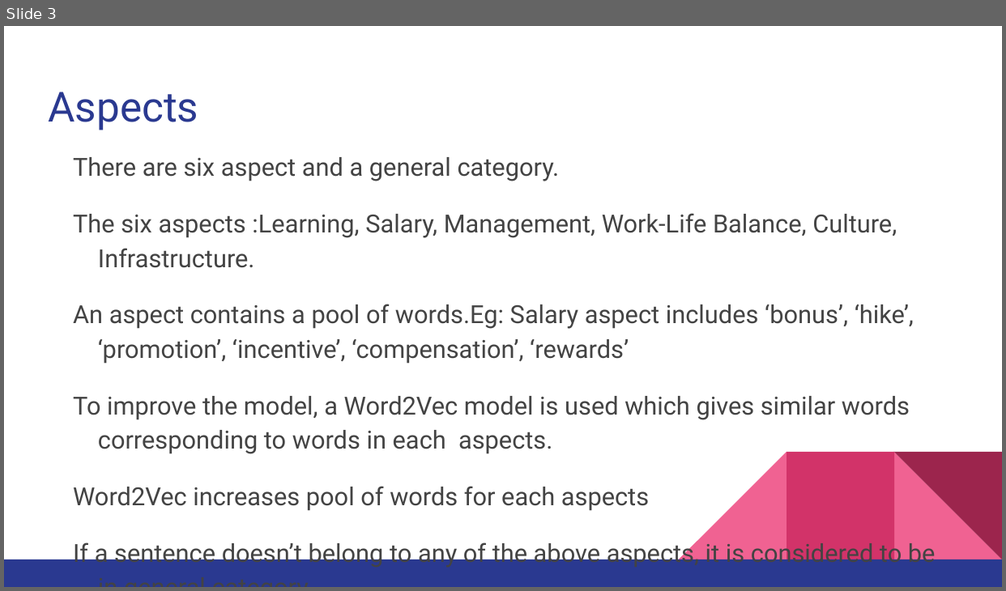
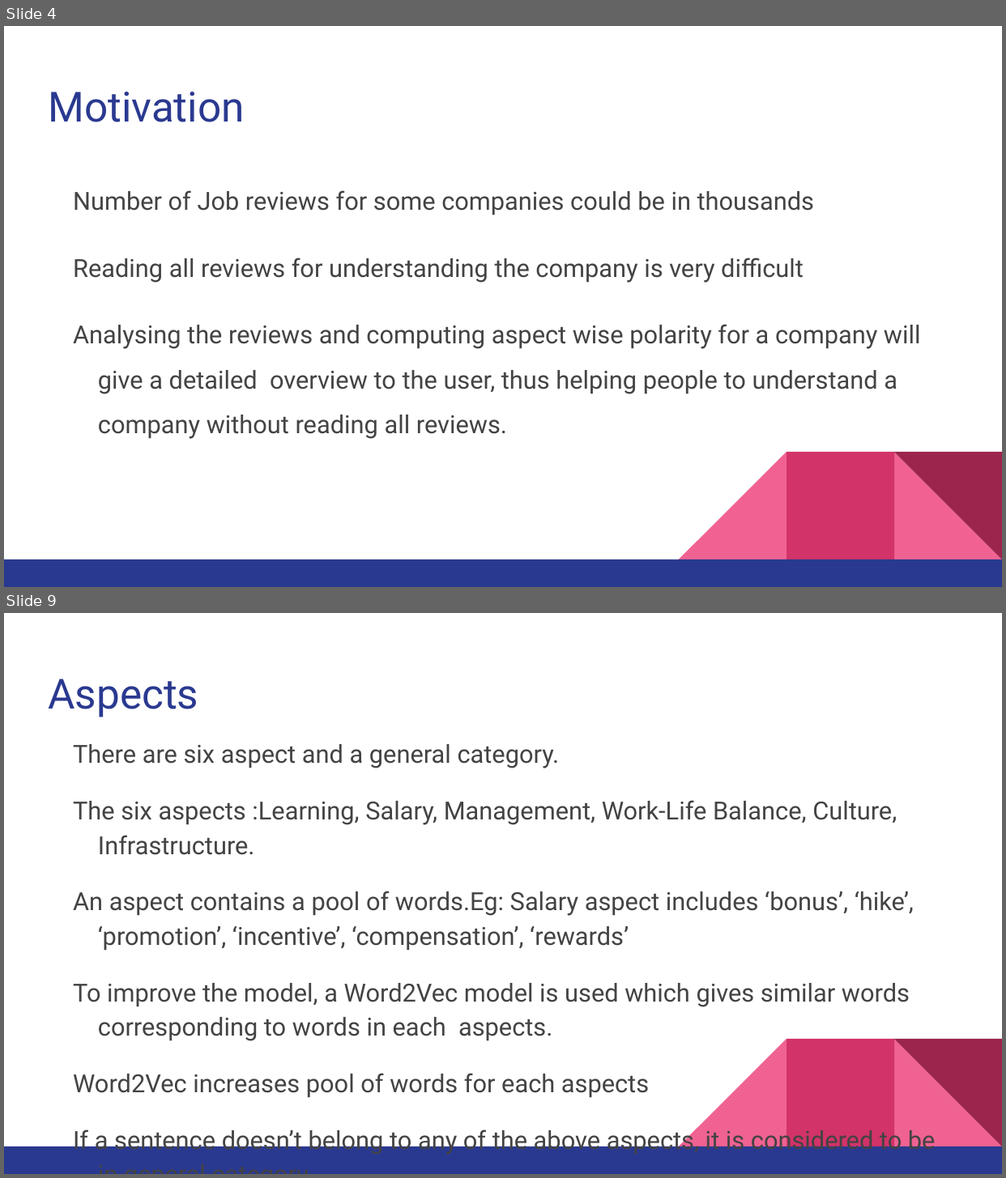
Before and after one commit to pranavshenoy/job_analysis, a slide deck: Presentation/final_presentation.pptx. Shown one above the other, each under a label of ours: slide 3 before the commit, slides 4 and 9 after it; the slides between them are not shown. The pictures are 1006x591 and 1006x1178 pixels, drawn with LibreOffice and Linux fonts; fonts in the diff are those of the drawing. Boxes give left, top, right and bottom in pixels: in the first picture for what was removed or moved away, otherwise in the second. Text is boxed around its words. In the diff, an @@ line names an element or a change of style, - is before the commit and + after.

```diff
--- a/Presentation/final_presentation.pptx
+++ b/Presentation/final_presentation.pptx
@@ slide 4 added at [4,26,1002,587], background #FFFFFF; not listed: 5 template elements that a slide beside it also shows @@
@@ title added at [48,92,244,122], 30 pt, text #2A3990 @@
+Motivation
@@ text added at [73,190,921,439], 18 pt, text #434343 @@
+Number of Job reviews for some companies could be in thousands
+Reading all reviews for understanding the company is very difficult
+Analysing the reviews and computing aspect wise polarity for a company will give a detailed overview to the user, thus helping people to understand a company without reading all reviews.
@@ what was slide 3 is now slide 9 @@
```
Also in this commit, not shown: 5 slides changed, 14 other slides added, 1 slide removed, 12 other files.
